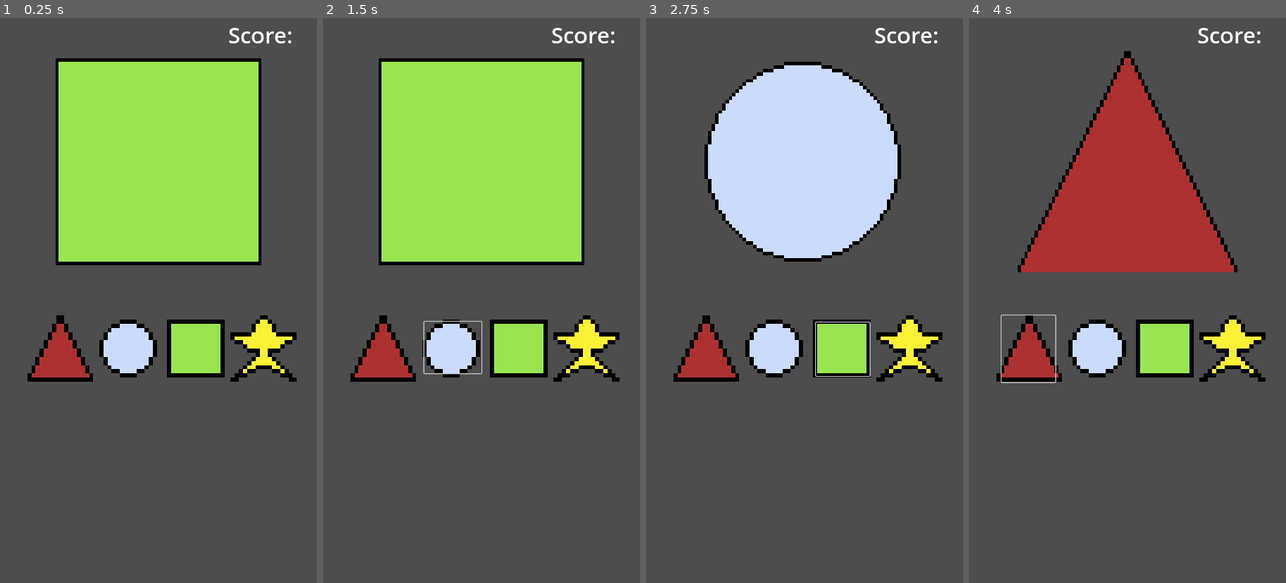
Above: before the commit, frames 1-4 (left to right).
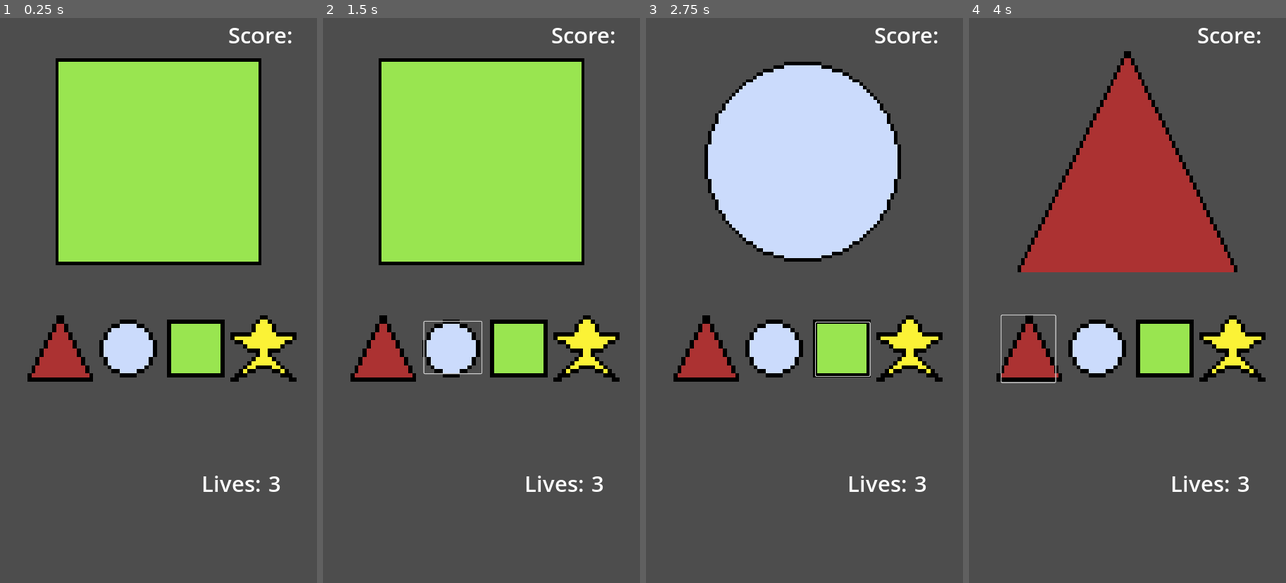
Above: after the commit, the same moments.

Repository: Yenoshome/Shape-Pattern
Game: Godot game, scene res://Scenes/main.tscn
The game is run twice, just before and just after one commit, with the same random seed, the same clock (stepped at 60 frames per second) and the same inputs.
Inputs (mouse positions are in pixels of both pictures, inside the frame that each line leads up to):
- Up to frame 1 (0.25 s): no input
- Up to frame 2 (1.5 s): click (383, 351) at 0.5 s; click (452, 345) at 1.25 s
- Up to frame 3 (2.75 s): click (842, 351) at 2 s
- Up to frame 4 (4 s): click (1232, 351) at 2.75 s; click (1029, 351) at 3.5 s

The runs differ from the first frame. In frame 1, 0.2% of the frame differs, in the area x 64-89%, y 81-84%; in frame 2, 0.2%; in frame 3, 0.2%; in frame 4, 0.2%.

Commit message:
New Update 2

Diff:
--- a/Scenes/main.tscn
+++ b/Scenes/main.tscn
@@ -102,6 +102,24 @@
 layout_mode = 2
 theme_override_font_sizes/font_size = 50
 
+[node name="LivesLayer" type="CanvasLayer" parent="GameUI"]
+
+[node name="LivesContainer" type="HBoxContainer" parent="GameUI/LivesLayer"]
+offset_left = 458.0
+offset_top = 1019.0
+offset_right = 639.0
+offset_bottom = 1088.0
+
+[node name="LivesLabel" type="Label" parent="GameUI/LivesLayer/LivesContainer"]
+layout_mode = 2
+theme_override_font_sizes/font_size = 50
+text = "Lives: "
+
+[node name="LivesValue" type="Label" parent="GameUI/LivesLayer/LivesContainer"]
+layout_mode = 2
+theme_override_font_sizes/font_size = 50
+text = "3"
+
 [node name="SequenceTimer" type="Timer" parent="."]
 
 [node name="WinLoseUI" type="CanvasLayer" parent="."]
--- /dev/null
+++ b/Scenes/options_menu.tscn
@@ -0,0 +1,83 @@
+[gd_scene load_steps=3 format=3 uid="uid://cvfe6h81w5ifj"]
+
+[ext_resource type="Script" path="res://Scripts/options_menu.gd" id="1_4sm4e"]
+
+[sub_resource type="CanvasTexture" id="CanvasTexture_u3rw6"]
+
+[node name="OptionsMenu" type="Control"]
+layout_mode = 3
+anchors_preset = 0
+offset_right = 40.0
+offset_bottom = 40.0
+script = ExtResource("1_4sm4e")
+
+[node name="Options_background" type="TextureRect" parent="."]
+modulate = Color(0.380392, 0.172549, 0.215686, 1)
+layout_mode = 0
+offset_right = 802.0
+offset_bottom = 1373.0
+texture = SubResource("CanvasTexture_u3rw6")
+
+[node name="Options_Label" type="Label" parent="."]
+layout_mode = 0
+offset_left = 252.0
+offset_top = 93.0
+offset_right = 443.0
+offset_bottom = 162.0
+theme_override_font_sizes/font_size = 50
+text = "Options"
+
+[node name="Instructions_Label" type="Label" parent="."]
+layout_mode = 0
+offset_left = 227.0
+offset_top = 205.0
+offset_right = 456.0
+offset_bottom = 260.0
+theme_override_font_sizes/font_size = 40
+text = "Instructions"
+
+[node name="RichTextLabel" type="RichTextLabel" parent="."]
+layout_mode = 0
+offset_left = 137.0
+offset_top = 290.0
+offset_right = 558.0
+offset_bottom = 699.0
+theme_override_font_sizes/normal_font_size = 40
+text = "1. Something
+
+2. Something
+
+3. Something"
+
+[node name="Difficulty_Container" type="HBoxContainer" parent="."]
+layout_mode = 0
+offset_left = 144.0
+offset_top = 708.0
+offset_right = 512.0
+offset_bottom = 750.0
+
+[node name="Difficulty_Label" type="Label" parent="Difficulty_Container"]
+layout_mode = 2
+theme_override_font_sizes/font_size = 30
+text = "Choose Difficulty: "
+
+[node name="Difficulty_Options" type="OptionButton" parent="Difficulty_Container"]
+layout_mode = 2
+item_count = 3
+popup/item_0/text = "Easy"
+popup/item_0/id = 0
+popup/item_1/text = "Normal"
+popup/item_1/id = 1
+popup/item_2/text = "Hard"
+popup/item_2/id = 2
+
+[node name="Back_Button" type="Button" parent="."]
+layout_mode = 0
+offset_left = 55.0
+offset_top = 44.0
+offset_right = 132.0
+offset_bottom = 94.0
+theme_override_font_sizes/font_size = 30
+text = "Back"
+
+[connection signal="pressed" from="Back_Button" to="." method="_on_back_button_pressed"]
--- a/Scripts/main.gd
+++ b/Scripts/main.gd
@@ -9,6 +9,7 @@
 var current_index = 0
 var is_displaying_sequence = true
 var score = 0
+var lives = 3
 
 # FUNCTIONS
 func _ready():
@@ -46,6 +47,7 @@
 		else:
 			show_graphic("lose")
 			decrease_score()
+			decrease_lives()
 		$ResetTimer.start()
 
 
@@ -63,7 +65,8 @@
 func _on_sequence_timer_timeout():
 	display_next_shape()
 
-
+func update_lives_display():
+	$GameUI/LivesLayer/LivesContainer/LivesValue.text = str(lives)
 
 func show_graphic(outcome: String):
 	$WinLoseUI/WinGraphic.visible = outcome == "win"
@@ -78,6 +81,22 @@
 func decrease_score():
 	score -= 1
 	$GameUI/ScoreContainer/ScoreValue.text = str(score)
+
+func decrease_lives():
+	lives -= 1
+	update_lives_display()
+	if lives <= 0:
+		game_over()
+
+
+func game_over():
+	print ("Game Over")
+	lives = 3
+	score = 0
+	update_lives_display()
+	$GameUI/ScoreContainer/ScoreValue.text = str(score)
+	reset_game()
+
 
 func _on_triangle_button_pressed():
 	if is_waiting_for_input:
--- a/Scripts/main_menu.gd
+++ b/Scripts/main_menu.gd
@@ -16,7 +16,7 @@
 
 
 func _on_options_button_pressed():
-	pass
+	get_tree().change_scene_to_file("res://Scenes/options_menu.tscn")
 
 
 func _on_exit_button_pressed():
--- /dev/null
+++ b/Scripts/options_menu.gd
@@ -0,0 +1,15 @@
+extends Control
+
+
+# Called when the node enters the scene tree for the first time.
+func _ready():
+	pass # Replace with function body.
+
+
+# Called every frame. 'delta' is the elapsed time since the previous frame.
+func _process(delta):
+	pass
+
+
+func _on_back_button_pressed():
+	get_tree().change_scene_to_file("res://Scenes/main_menu.tscn")
